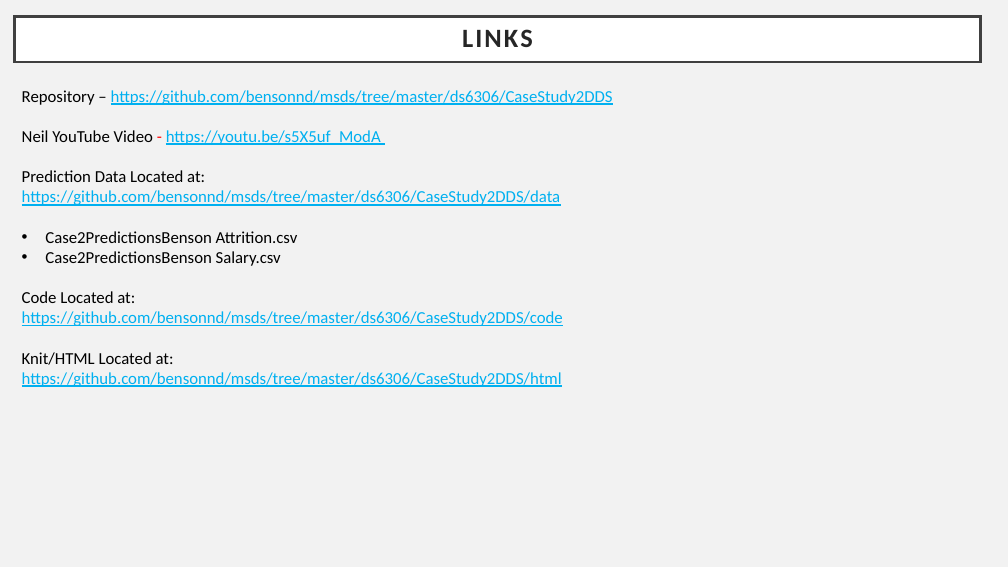
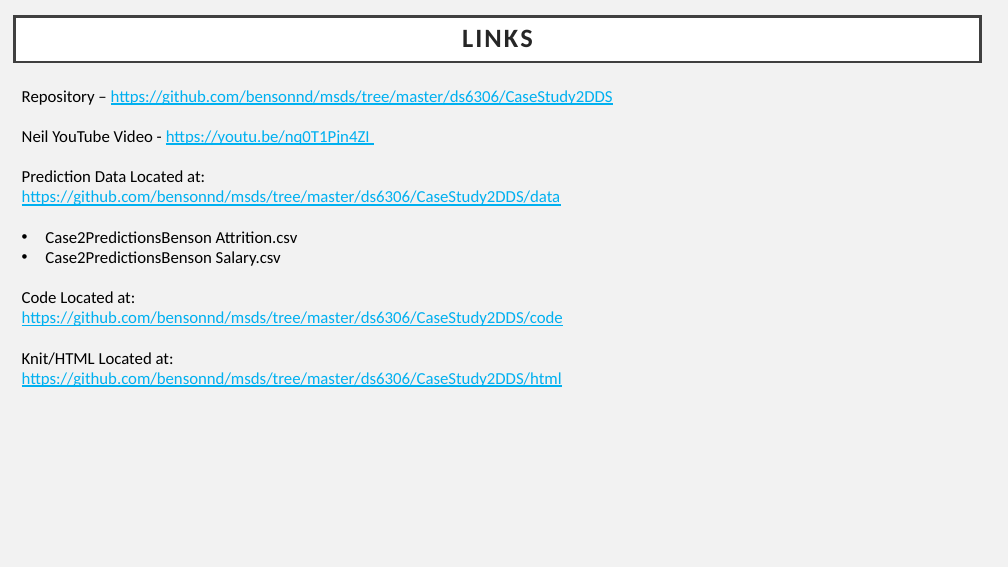
Before and after one commit to bensonnd/msds, a slide deck: slide 10 of ds6306/CaseStudy2DDS/presentation/Case Study 2 - Neil Benson.pptx. Drawn at 1008x567 pixels with LibreOffice and Linux fonts; fonts in the diff are those of the drawing. Boxes give left, top, right and bottom in pixels: in the first picture for what was removed or moved away, otherwise in the second. Text is boxed around its words. In the diff, an @@ line names an element or a change of style, - is before the commit and + after.

```diff
--- a/ds6306/CaseStudy2DDS/presentation/Case Study 2 - Neil Benson.pptx
+++ b/ds6306/CaseStudy2DDS/presentation/Case Study 2 - Neil Benson.pptx
@@ text at (22,130,370,145): text changed @@
-Neil YouTube Video - https://youtu.be/s5X5uf_ModA
+Neil YouTube Video - https://youtu.be/nq0T1Pjn4ZI
```
Also in this commit, not shown: 3 other slides changed, 1 slide added, 1 slide removed, 13 other files.
